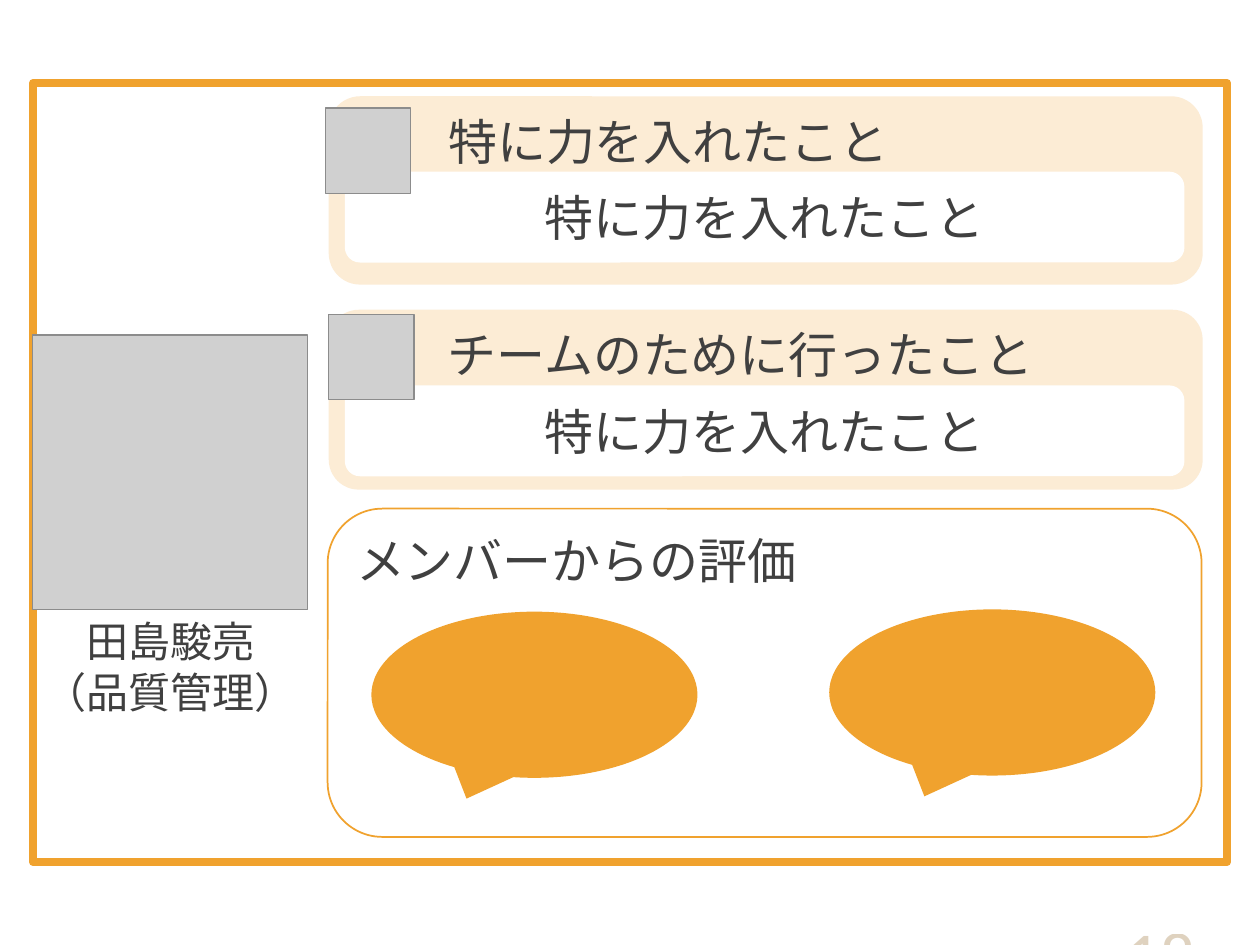
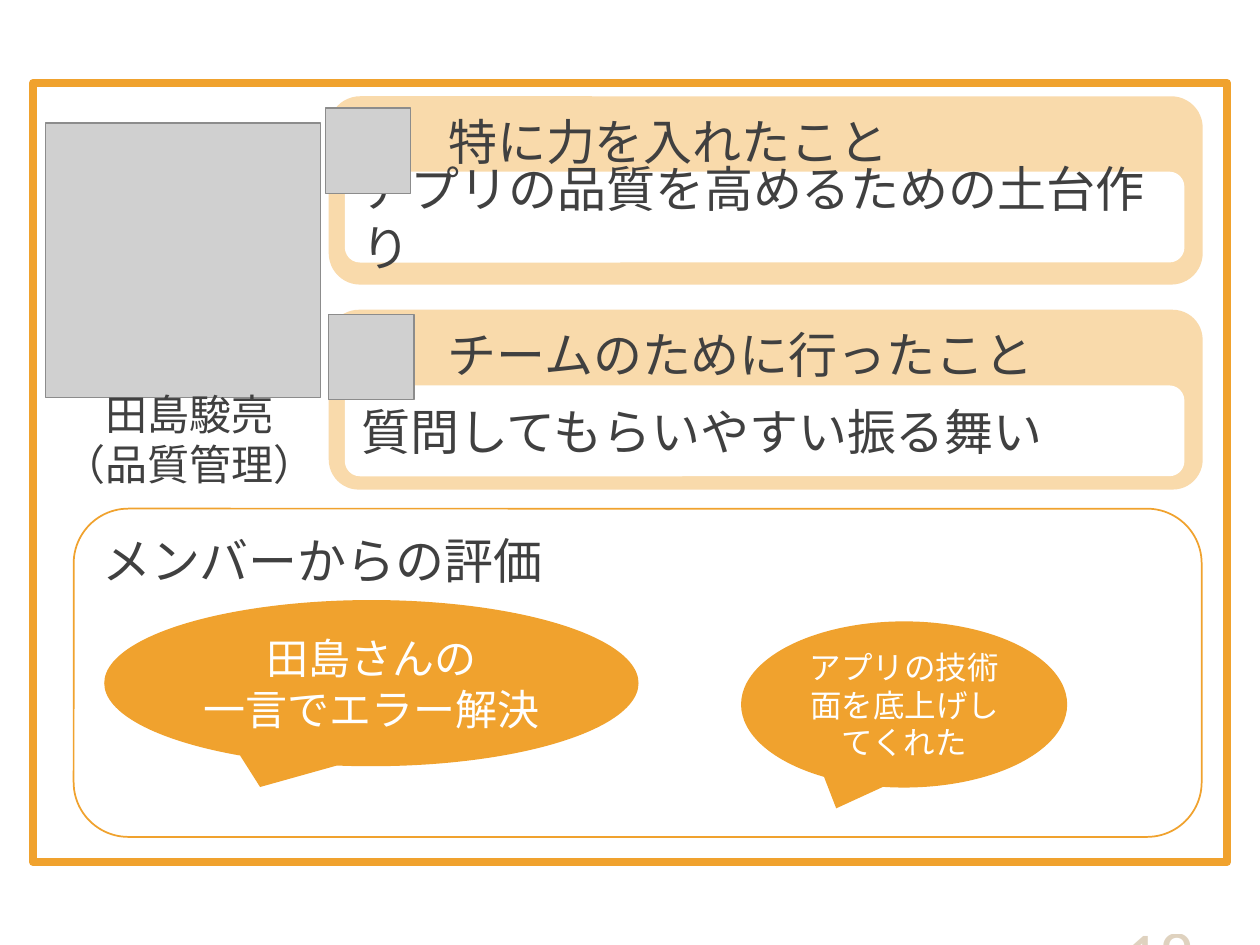
Before and after one commit to DOJO-2021/D-2, a slide deck: slide 18 of documents/プレゼン/Knowledge Holder_清書版.pptx. Drawn at 1260x945 pixels with LibreOffice and Linux fonts; fonts in the diff are those of the drawing; grey boxes stand for pictures. Boxes give left, top, right and bottom in pixels: in the first picture for what was removed or moved away, otherwise in the second. Text is boxed around its words. In the diff, an @@ line names an element or a change of style, - is before the commit and + after.

Commit message:
#132

```diff
--- a/documents/プレゼン/Knowledge Holder_清書版.pptx
+++ b/documents/プレゼン/Knowledge Holder_清書版.pptx
@@ rounded rectangle "特に力を入れたこと" at [329,96,1203,284]: fill #FCECD5 to #F9DAAB @@
@@ picture: place and size @@
-picture at [33,335,307,610]
+picture at [45,123,320,398]
@@ text in rounded rectangle at [362,157,1145,278]: text changed @@
-特に力を入れたこと
+アプリの品質を高めるための土台作り
@@ rounded rectangle "チームのために行ったこと" at [329,310,1203,490]: fill #FCECD5 to #F9DAAB @@
@@ text "田島駿亮": place and size @@
-text "田島駿亮" at [44,621,296,712]
+text "田島駿亮" at [63,394,315,484]
@@ text in rounded rectangle at [362,409,1043,454]: text changed @@
-特に力を入れたこと
+質問してもらいやすい振る舞い
@@ rounded rectangle "メンバーからの評価": place and size @@
-rounded rectangle "メンバーからの評価" at [328,509,1202,838]
+rounded rectangle "メンバーからの評価" at [73,509,1201,838]
@@ speech bubble "田島さんの": place and size @@
-speech bubble "田島さんの" at [372,612,698,779]
+speech bubble "田島さんの" at [105,600,639,766]
@@ speech bubble "アプリの技術面を底上げしてくれた": place and size @@
-speech bubble "アプリの技術面を底上げしてくれた" at [829,610,1155,776]
+speech bubble "アプリの技術面を底上げしてくれた" at [741,621,1067,788]
@@ text in speech bubble at [203,638,539,729]: text added @@
+田島さんの
+一言でエラー解決
@@ text in speech bubble at [810,652,999,756]: text added @@
+アプリの技術面を底上げしてくれた
```
Also in this commit, not shown: 4 other slides changed.
